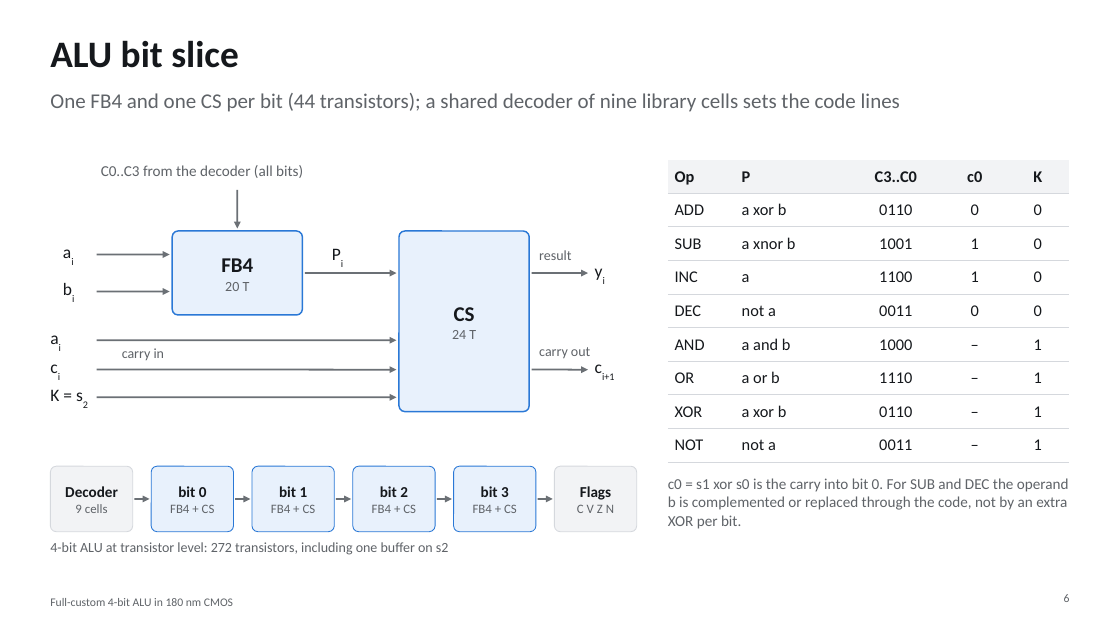
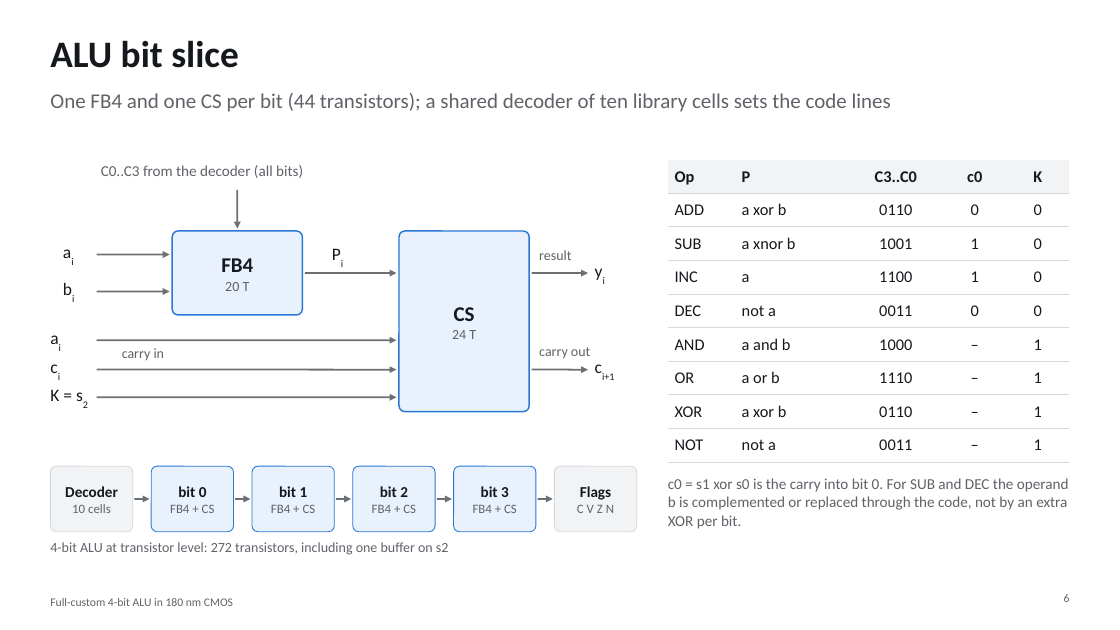
Before and after one commit to manshukgarg/alu-fullcustom-180nm, a slide deck: slide 6 of docs/presentation/ALU4_180nm_presentation.pptx. Drawn at 1120x630 pixels with LibreOffice and Linux fonts; fonts in the diff are those of the drawing. Boxes give left, top, right and bottom in pixels: in the first picture for what was removed or moved away, otherwise in the second. Text is boxed around its words. In the diff, an @@ line names an element or a change of style, - is before the commit and + after.

```diff
--- a/docs/presentation/ALU4_180nm_presentation.pptx
+++ b/docs/presentation/ALU4_180nm_presentation.pptx
@@ text at (x1=50, y1=93, x2=891, y2=112): text changed @@
-One FB4 and one CS per bit (44 transistors); a shared decoder of nine library cells sets the code lines
+One FB4 and one CS per bit (44 transistors); a shared decoder of ten library cells sets the code lines
@@ text in rounded rectangle at (x1=72, y1=504, x2=111, y2=513): text changed @@
-9 cells
+10 cells
```
Also in this commit, not shown: 1 other slide changed, 1 slide added, 12 other files.
